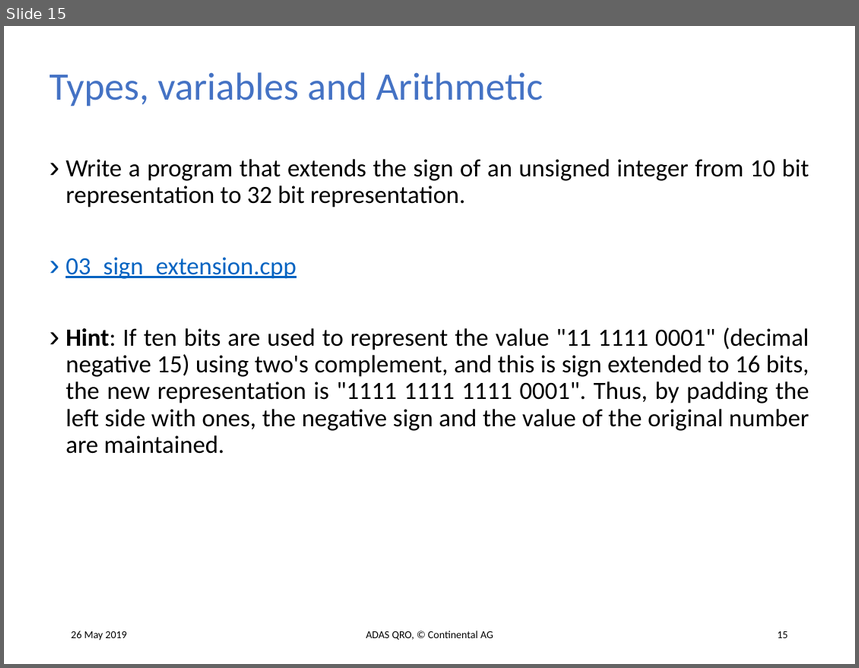
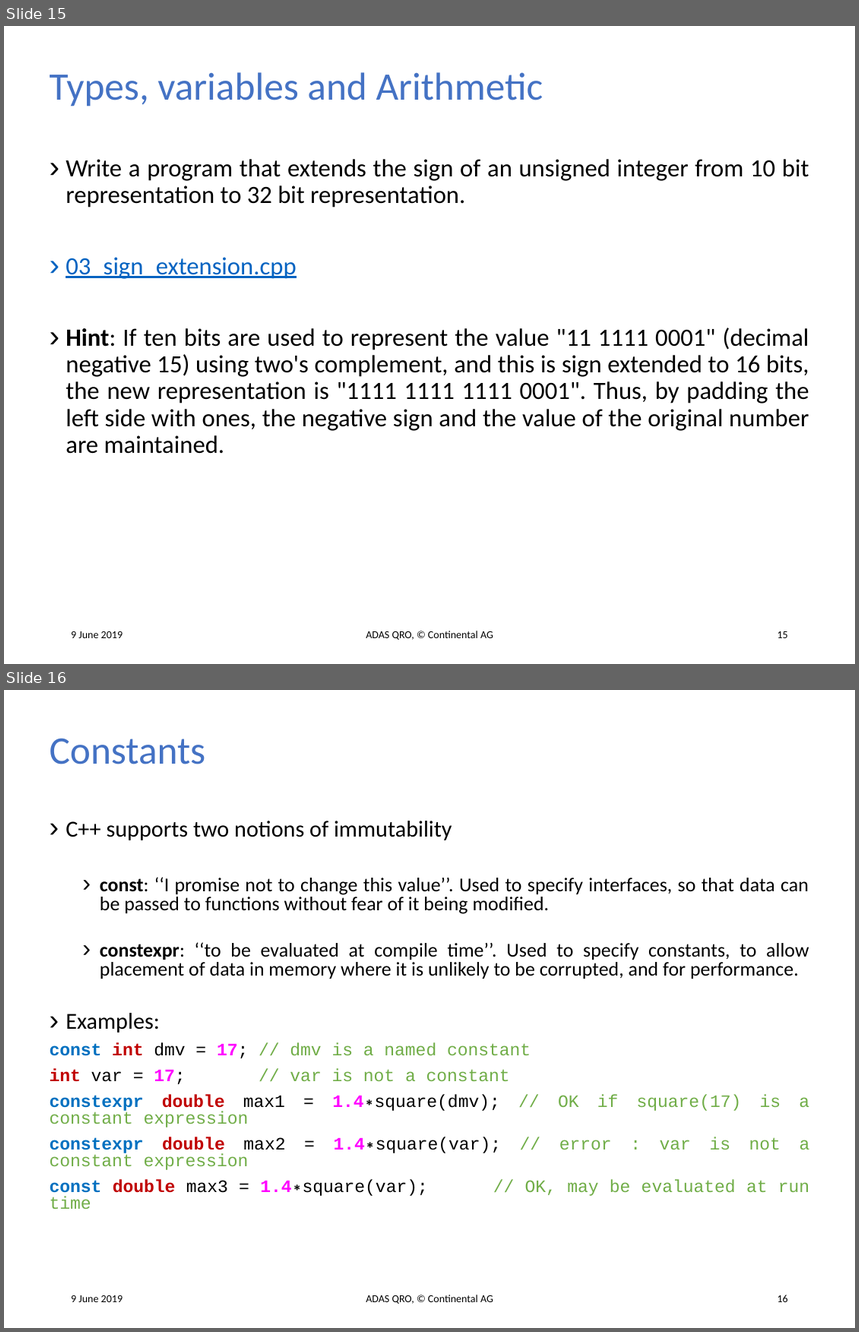
Before and after one commit to tehuano/cpp-basics, a slide deck: c++.pptx. Shown one above the other, each under a label of ours: slide 15 before the commit, slides 15 and 16 after it. The pictures are 859x668 and 859x1332 pixels, drawn with LibreOffice and Linux fonts; fonts in the diff are those of the drawing. Boxes give left, top, right and bottom in pixels: in the first picture for what was removed or moved away, otherwise in the second. Text is boxed around its words. In the diff, an @@ line names an element or a change of style, - is before the commit and + after.

Commit message:
Session 06/10/2019 continental till classes

```diff
--- a/c++.pptx
+++ b/c++.pptx
@@ slide 16 added at (4, 690, 855, 1328), background #FFFFFF @@
@@ title added at (50, 738, 206, 764), 33 pt, text #4472C4 @@
+Constants
@@ text added at (50, 821, 810, 1209), 14.8 pt, text #000000 @@
+› C++ supports two notions of immutability
+  › const: ‘‘I promise not to change this value’’. Used to specify interfaces, so that data can be passed to functions without fear of it being modified.
+  › constexpr: ‘‘to be evaluated at compile time’’. Used to specify constants, to allow placement of data in memory where it is unlikely to be corrupted, and for performance.
+› Examples:
+const int dmv = 17; // dmv is a named constant
+int var = 17; // var is not a constant
+constexpr double max1 = 1.4∗square(dmv); // OK if square(17) is a constant expression
+constexpr double max2 = 1.4∗square(var); // error : var is not a constant expression
+const double max3 = 1.4∗square(var); // OK, may be evaluated at run time
@@ text added at (71, 1296, 123, 1303), 9 pt, text #000000 @@
+9 June 2019
@@ text added at (366, 1295, 493, 1304), 9 pt, text #000000 @@
+ADAS QRO, © Continental AG
@@ page number added at (778, 1295, 788, 1303), 9 pt, text #000000 @@
+16
@@ slide 15 changed as well @@
@@ text at (71, 632, 123, 639): text changed @@
-26 May 2019
+9 June 2019
```
Also in this commit, not shown: 15 other slides changed, 10 other slides added, 4 other files.
